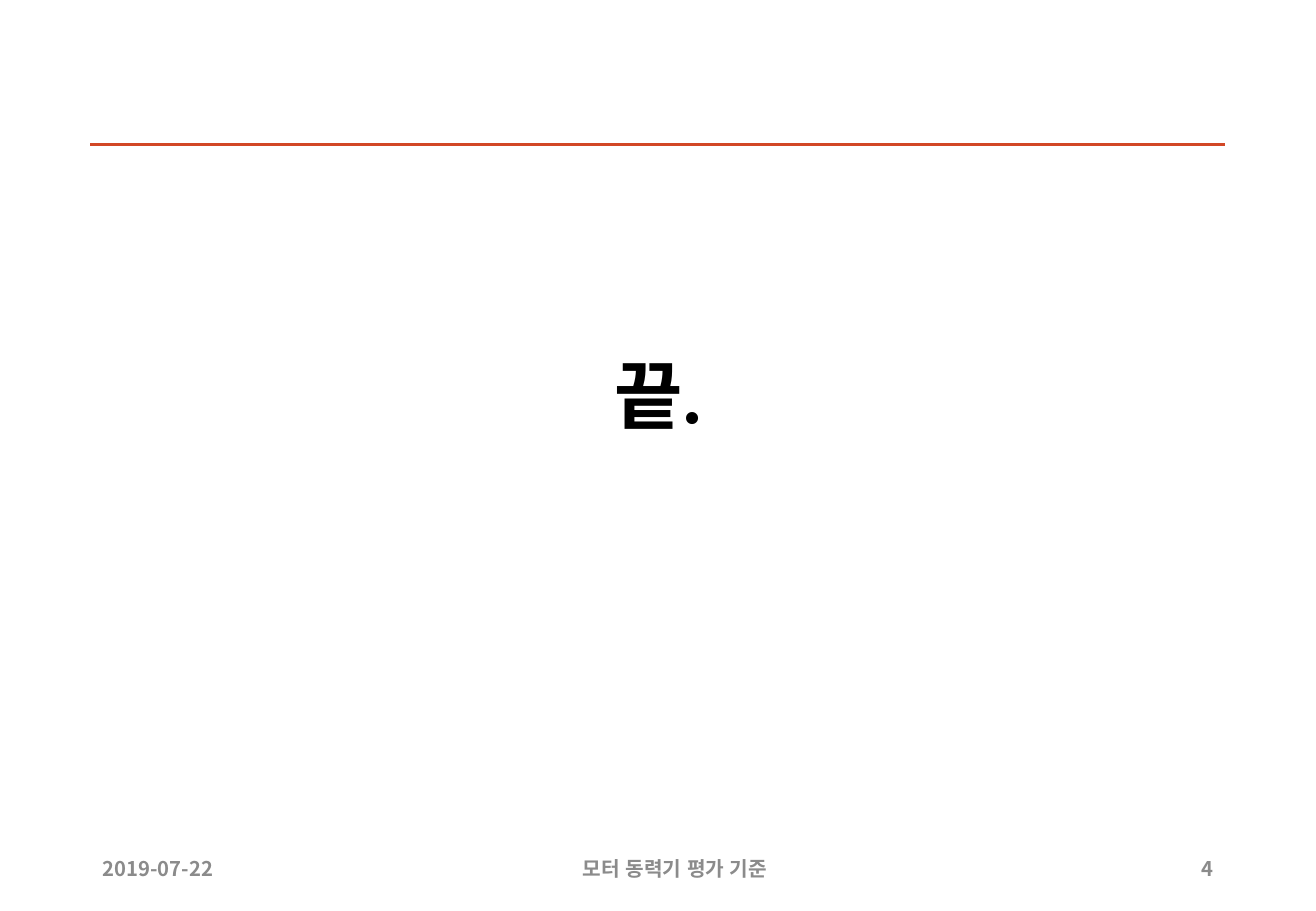
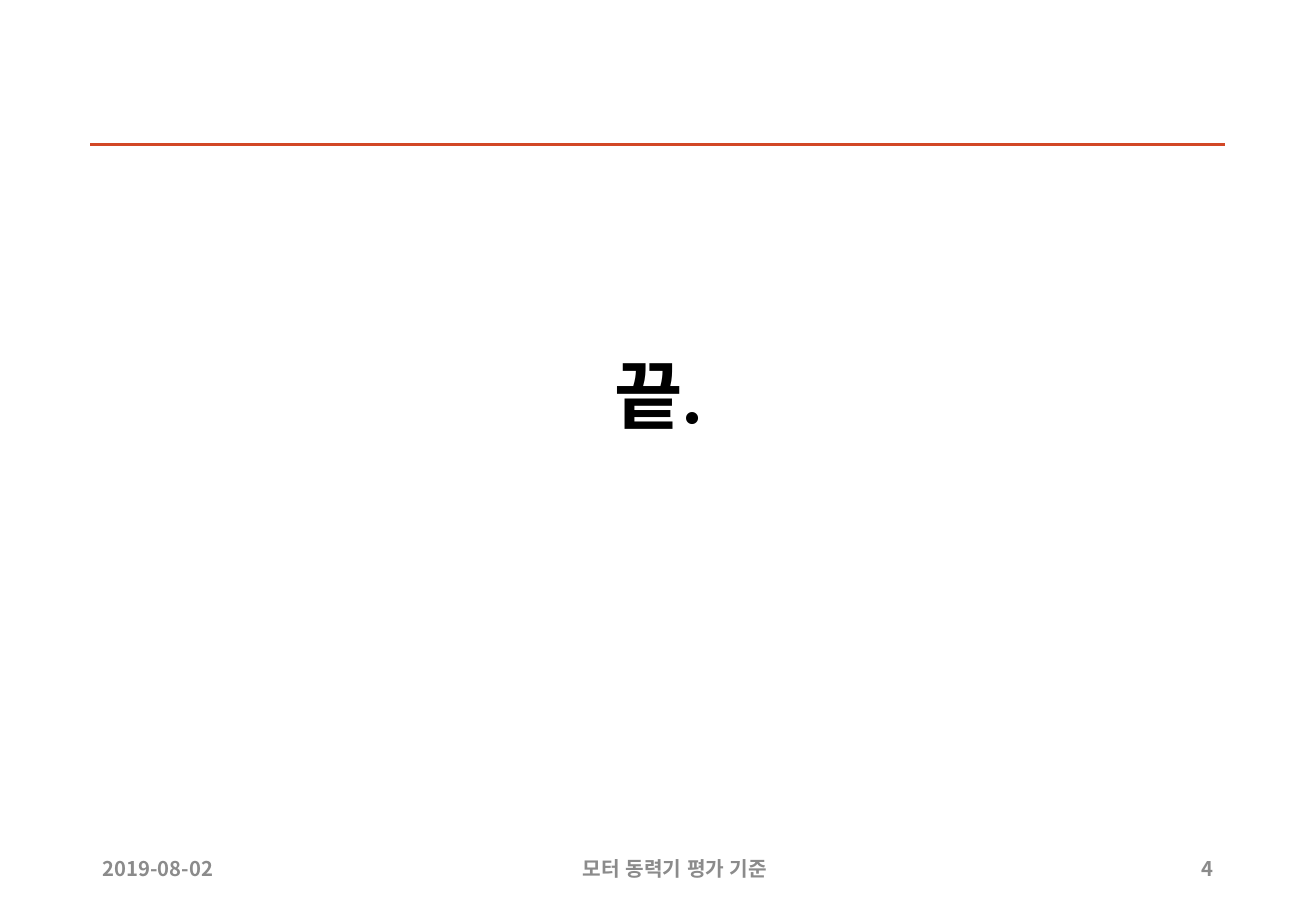
Before and after one commit to sunabove/drone_mentoring, a slide deck: slide 4 of 900 모터 동력기 평가 기준.pptx. Drawn at 1316x911 pixels with LibreOffice and Linux fonts; fonts in the diff are those of the drawing. Boxes give left, top, right and bottom in pixels: in the first picture for what was removed or moved away, otherwise in the second. Text is boxed around its words. In the diff, an @@ line names an element or a change of style, - is before the commit and + after.

```diff
--- a/900 모터 동력기 평가 기준.pptx
+++ b/900 모터 동력기 평가 기준.pptx
@@ text at (x1=103, y1=861, x2=213, y2=876): text changed @@
-2019-07-22
+2019-08-02
```
Also in this commit, not shown: 2 other slides changed, 13 other files.
